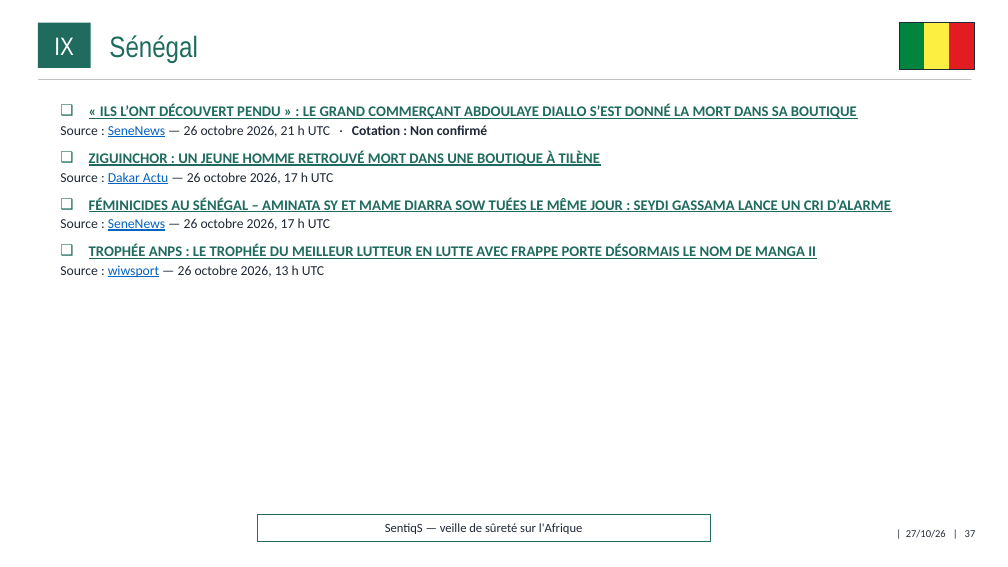
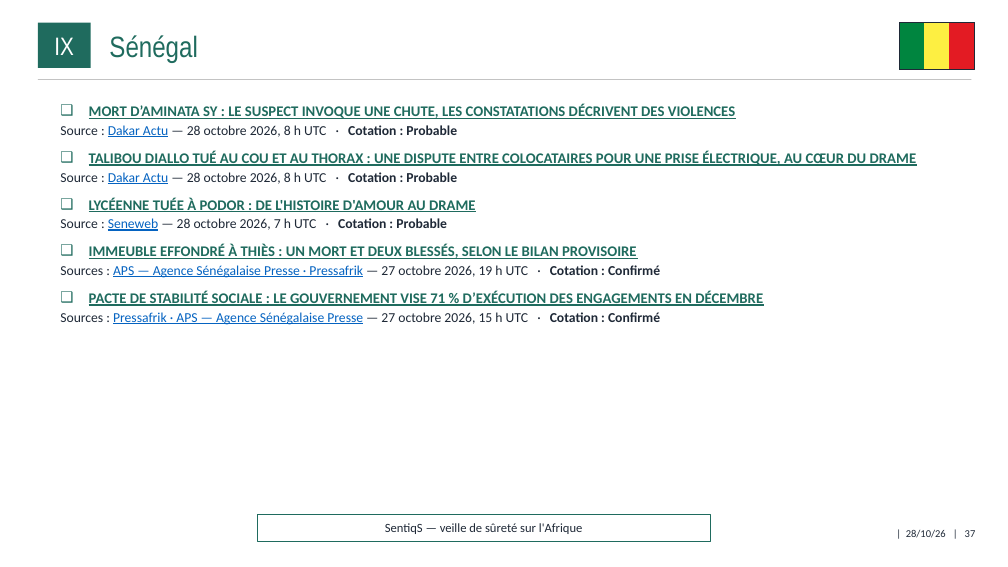
Before and after one commit to ytl1-ops/SentiqS, a slide deck: slide 37 of web/rapports/mensuel/2026-10.pptx. Drawn at 1008x567 pixels with LibreOffice and Linux fonts; fonts in the diff are those of the drawing. Boxes give left, top, right and bottom in pixels: in the first picture for what was removed or moved away, otherwise in the second. Text is boxed around its words. In the diff, an @@ line names an element or a change of style, - is before the commit and + after.

```diff
--- a/web/rapports/mensuel/2026-10.pptx
+++ b/web/rapports/mensuel/2026-10.pptx
@@ text at box(60, 104, 917, 325): text changed @@
-❑ « ILS L’ONT DÉCOUVERT PENDU » : LE GRAND COMMERÇANT ABDOULAYE DIALLO S’EST DONNÉ LA MORT DANS SA BOUTIQUE
-  ▪ Source : SeneNews — 26 octobre 2026, 21 h UTC · Cotation : Non confirmé
-❑ ZIGUINCHOR : UN JEUNE HOMME RETROUVÉ MORT DANS UNE BOUTIQUE À TILÈNE
-  ▪ Source : Dakar Actu — 26 octobre 2026, 17 h UTC
-❑ FÉMINICIDES AU SÉNÉGAL – AMINATA SY ET MAME DIARRA SOW TUÉES LE MÊME JOUR : SEYDI GASSAMA LANCE UN CRI D’ALARME
-  ▪ Source : SeneNews — 26 octobre 2026, 17 h UTC
-❑ TROPHÉE ANPS : LE TROPHÉE DU MEILLEUR LUTTEUR EN LUTTE AVEC FRAPPE PORTE DÉSORMAIS LE NOM DE MANGA II
-  ▪ Source : wiwsport — 26 octobre 2026, 13 h UTC
+❑ MORT D’AMINATA SY : LE SUSPECT INVOQUE UNE CHUTE, LES CONSTATATIONS DÉCRIVENT DES VIOLENCES
+  ▪ Source : Dakar Actu — 28 octobre 2026, 8 h UTC · Cotation : Probable
+❑ TALIBOU DIALLO TUÉ AU COU ET AU THORAX : UNE DISPUTE ENTRE COLOCATAIRES POUR UNE PRISE ÉLECTRIQUE, AU CŒUR DU DRAME
+  ▪ Source : Dakar Actu — 28 octobre 2026, 8 h UTC · Cotation : Probable
+❑ LYCÉENNE TUÉE À PODOR : DE L'HISTOIRE D'AMOUR AU DRAME
+  ▪ Source : Seneweb — 28 octobre 2026, 7 h UTC · Cotation : Probable
+❑ IMMEUBLE EFFONDRÉ À THIÈS : UN MORT ET DEUX BLESSÉS, SELON LE BILAN PROVISOIRE
+  ▪ Sources : APS — Agence Sénégalaise Presse · Pressafrik — 27 octobre 2026, 19 h UTC · Cotation : Confirmé
+❑ PACTE DE STABILITÉ SOCIALE : LE GOUVERNEMENT VISE 71 % D’EXÉCUTION DES ENGAGEMENTS EN DÉCEMBRE
+  ▪ Sources : Pressafrik · APS — Agence Sénégalaise Presse — 27 octobre 2026, 15 h UTC · Cotation : Confirmé
@@ text at box(906, 530, 976, 538): text changed @@
-| 27/10/26 | 37
+| 28/10/26 | 37
```
Also in this commit, not shown: 37 other slides changed, 1 slide added, 12 other files.
